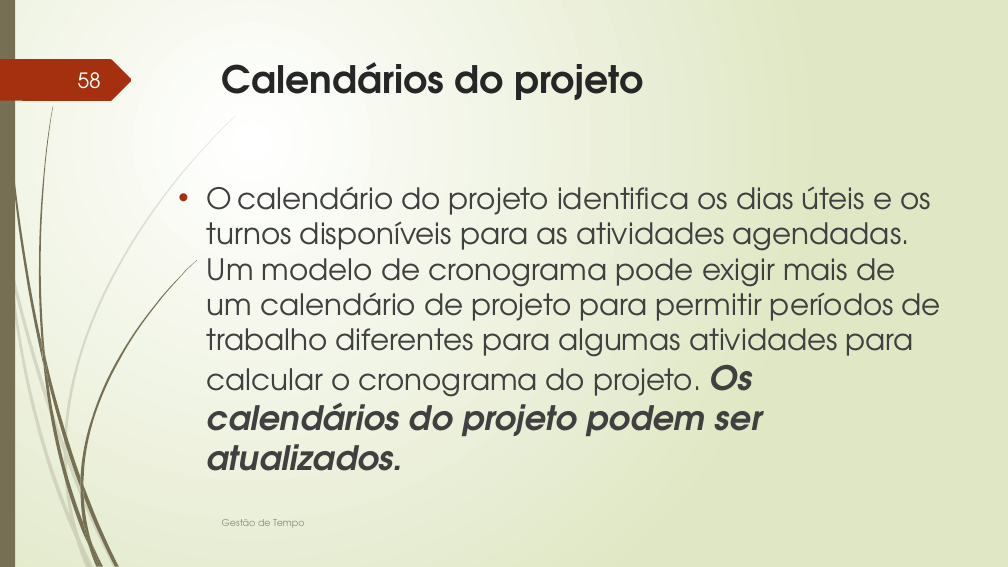
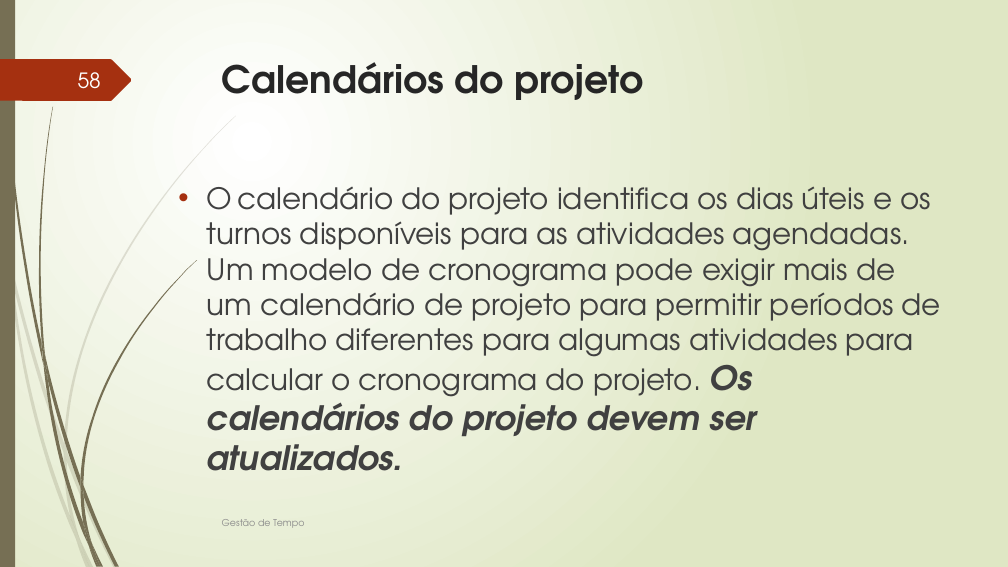
Before and after one commit to FabioMassaretto/GerenciamentoTempoProjeto, a slide deck: slide 58 of GERENCIAMENTO DO TEMPO DO PROJETO.pptx. Drawn at 1008x567 pixels with LibreOffice and Linux fonts; fonts in the diff are those of the drawing. Boxes give left, top, right and bottom in pixels: in the first picture for what was removed or moved away, otherwise in the second. Text is boxed around its words. In the diff, an @@ line names an element or a change of style, - is before the commit and + after.

```diff
--- a/GERENCIAMENTO DO TEMPO DO PROJETO.pptx
+++ b/GERENCIAMENTO DO TEMPO DO PROJETO.pptx
@@ text at (207, 187, 941, 471): text changed @@
-• O calendário do projeto identifica os dias úteis e os turnos disponíveis para as atividades agendadas. Um modelo de cronograma pode exigir mais de um calendário de projeto para permitir períodos de trabalho diferentes para algumas atividades para calcular o cronograma do projeto. Os calendários do projeto podem ser atualizados.
+• O calendário do projeto identifica os dias úteis e os turnos disponíveis para as atividades agendadas. Um modelo de cronograma pode exigir mais de um calendário de projeto para permitir períodos de trabalho diferentes para algumas atividades para calcular o cronograma do projeto. Os calendários do projeto devem ser atualizados.
```
Also in this commit, not shown: 1 slide added.
